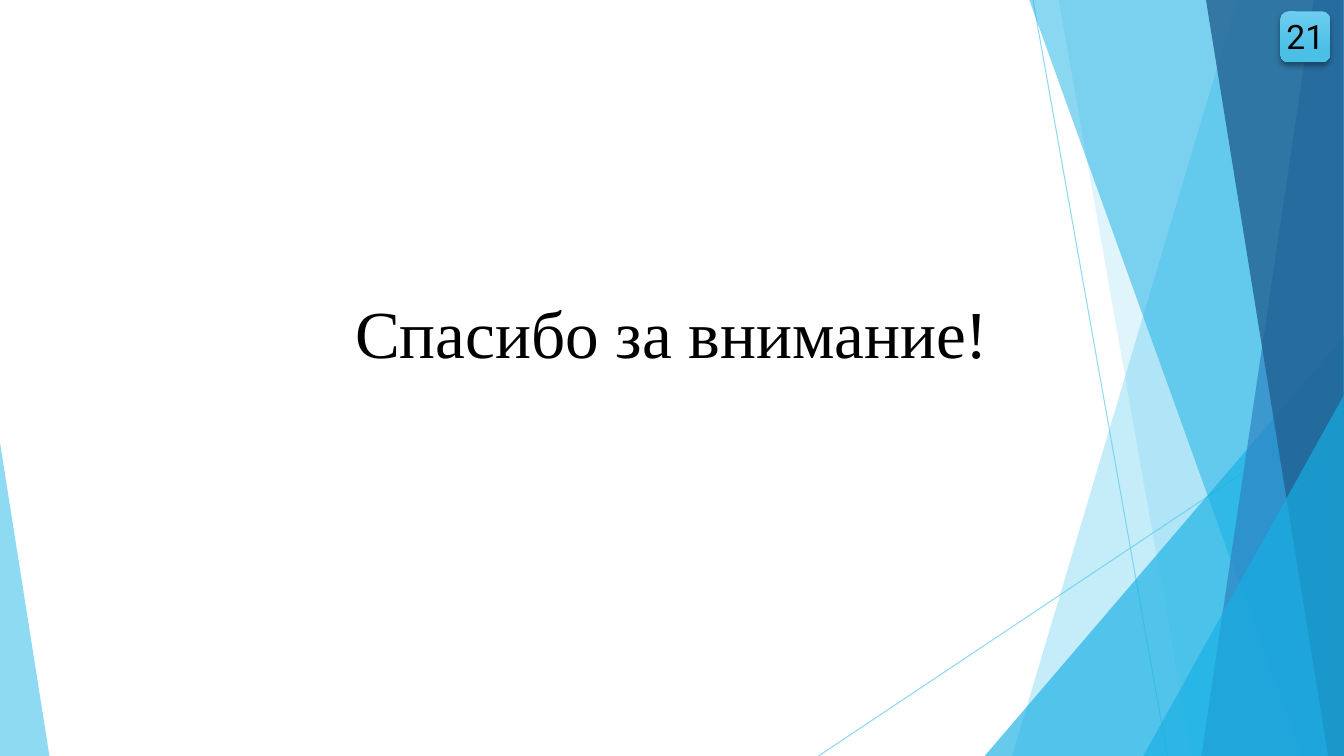
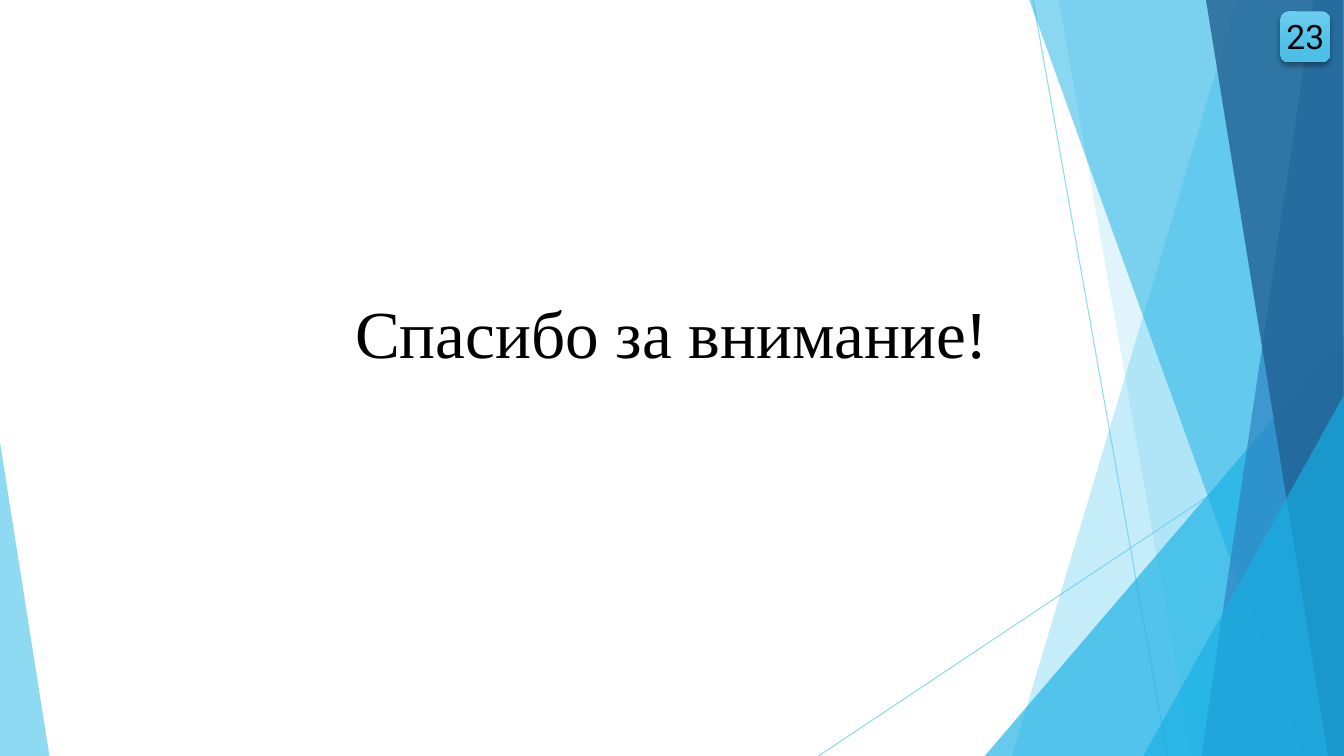
Before and after one commit to wolfufu/EpidemicModelsApp, a slide deck: slide 23 of VKR_Volkova_VMO41.pptx (slide 21 before the commit). Drawn at 1344x756 pixels with LibreOffice and Linux fonts; fonts in the diff are those of the drawing. Boxes give left, top, right and bottom in pixels: in the first picture for what was removed or moved away, otherwise in the second. Text is boxed around its words. In the diff, an @@ line names an element or a change of style, - is before the commit and + after.

```diff
--- a/VKR_Volkova_VMO41.pptx
+++ b/VKR_Volkova_VMO41.pptx
@@ text at [1286, 24, 1324, 50]: text changed @@
-21
+23
```
Also in this commit, not shown: 6 other slides changed, 2 slides added, 7 other files.
